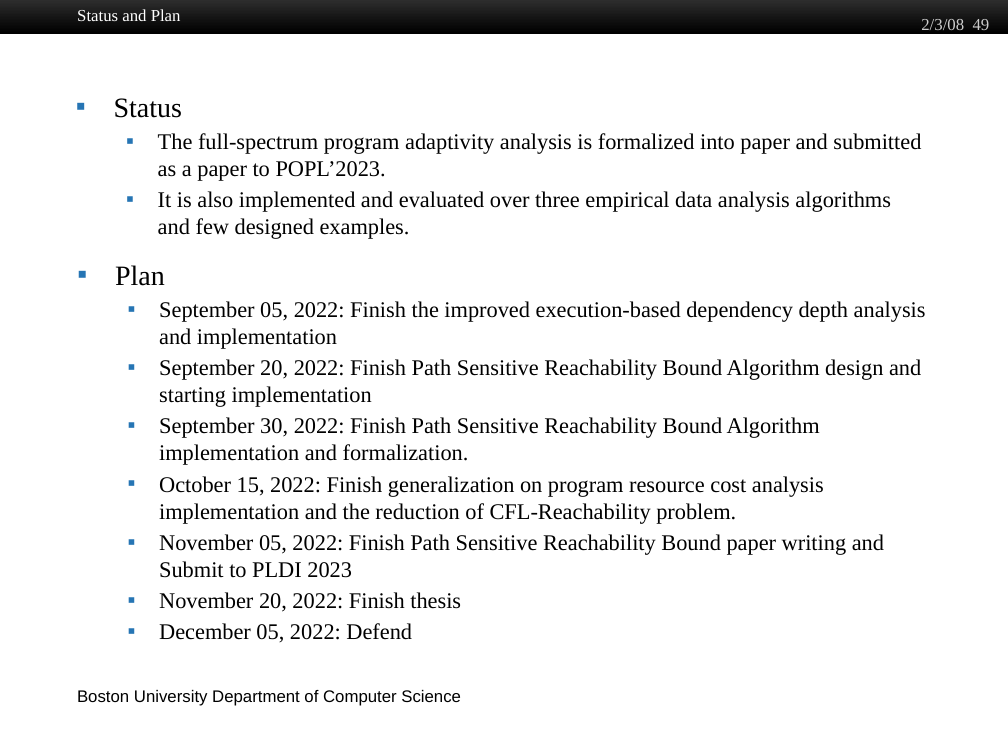
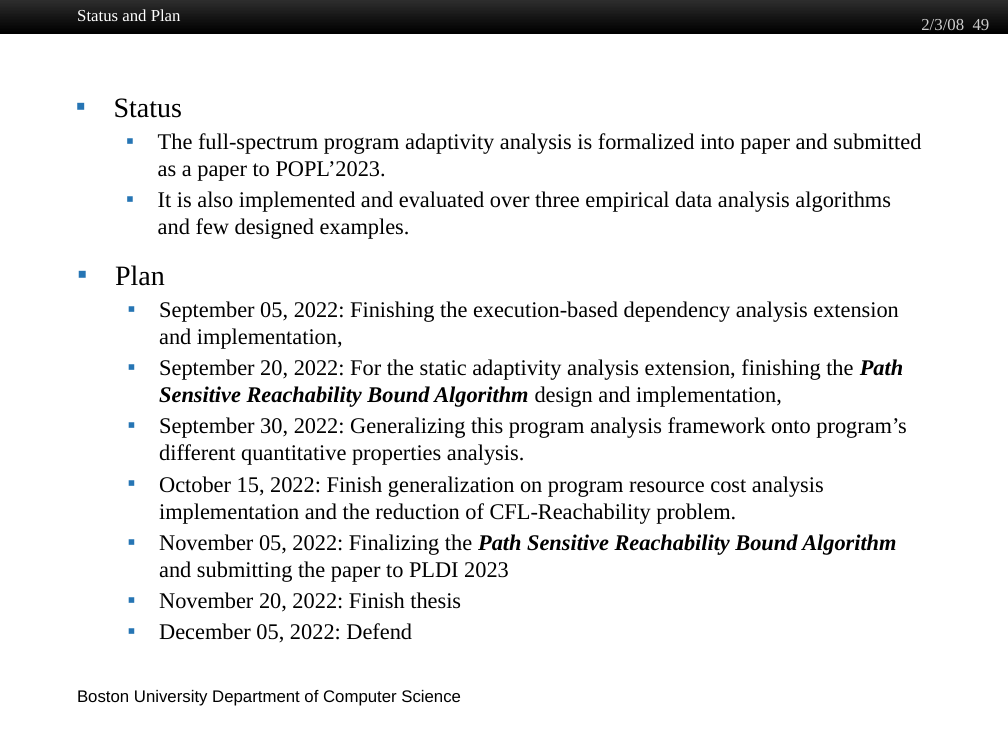
Before and after one commit to jiawenliu/PhD, a slide deck: slide 49 of CS/Prospectus/Slides/Jiawen Liu.pptx. Drawn at 1008x756 pixels with LibreOffice and Linux fonts; fonts in the diff are those of the drawing; background and template pictures are left out. Boxes give left, top, right and bottom in pixels: in the first picture for what was removed or moved away, otherwise in the second. Text is boxed around its words. In the diff, an @@ line names an element or a change of style, - is before the commit and + after.

```diff
--- a/CS/Prospectus/Slides/Jiawen Liu.pptx
+++ b/CS/Prospectus/Slides/Jiawen Liu.pptx
@@ text at (159, 301, 907, 465): text changed @@
-  ▪ September 05, 2022: Finish the improved execution-based dependency depth analysis and implementation
-  ▪ September 20, 2022: Finish Path Sensitive Reachability Bound Algorithm design and starting implementation
-  ▪ September 30, 2022: Finish Path Sensitive Reachability Bound Algorithm implementation and formalization.
+  ▪ September 05, 2022: Finishing the execution-based dependency analysis extension and implementation,
+  ▪ September 20, 2022: For the static adaptivity analysis extension, finishing the Path Sensitive Reachability Bound Algorithm design and implementation,
+  ▪ September 30, 2022: Generalizing this program analysis framework onto program’s different quantitative properties analysis.
@@ text at (159, 534, 896, 582): text changed @@
-  ▪ November 05, 2022: Finish Path Sensitive Reachability Bound paper writing and Submit to PLDI 2023
+  ▪ November 05, 2022: Finalizing the Path Sensitive Reachability Bound Algorithm and submitting the paper to PLDI 2023
```
Also in this commit, not shown: 12 other slides changed, 19 other files.
